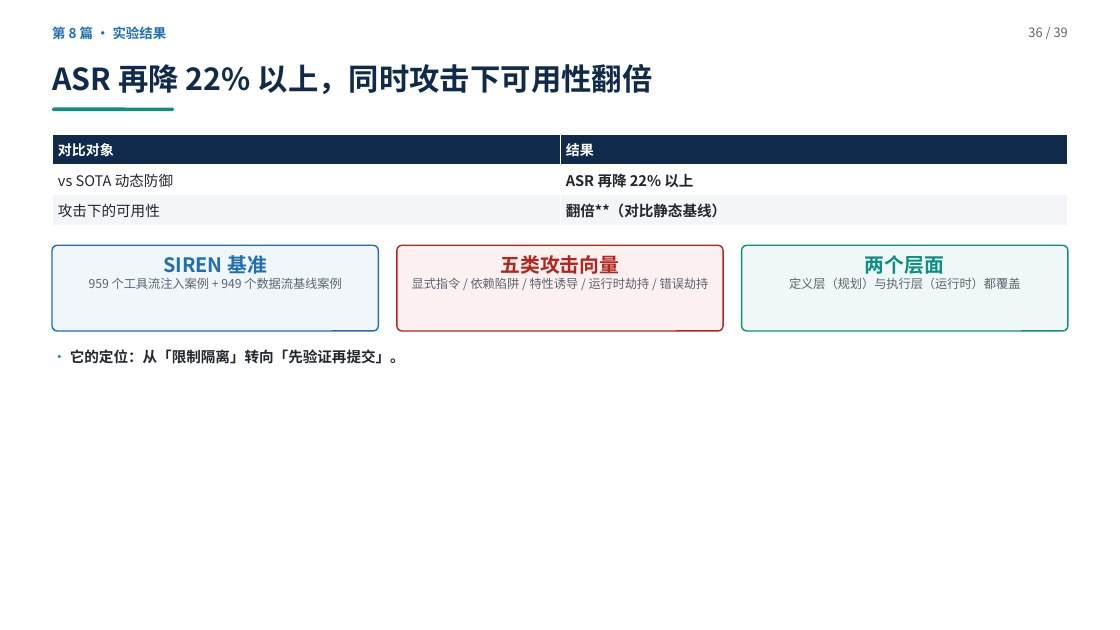
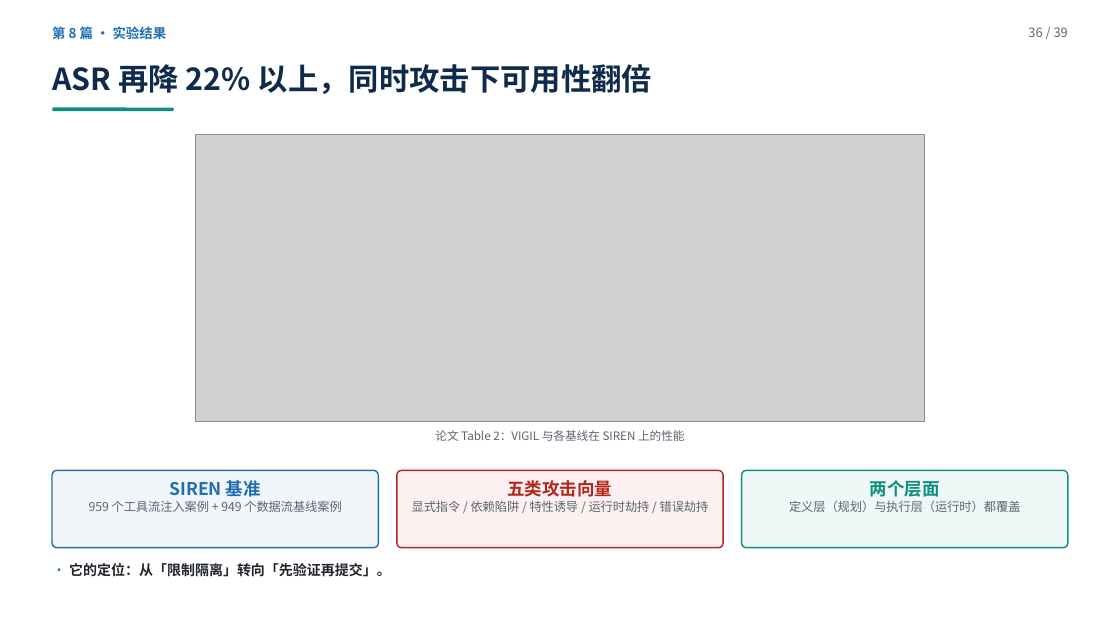
Before and after one commit to yiiiiiii1/multi-agent-remote-sensing, a slide deck: slide 36 of 阶段2-卫星多智能体防御/presentations/卫星多智能体安全调研汇报.pptx. Drawn at 1120x630 pixels with LibreOffice and Linux fonts; fonts in the diff are those of the drawing; grey boxes stand for pictures. Boxes give left, top, right and bottom in pixels: in the first picture for what was removed or moved away, otherwise in the second. Text is boxed around its words. In the diff, an @@ line names an element or a change of style, - is before the commit and + after.

Commit message:
实验结果页改用论文原表格/原图（7 张表 + 2 张图，显式坐标裁）；摆法改为按缩放倍率择优；skill 补充原表优先与裁表方法

```diff
--- a/阶段2-卫星多智能体防御/presentations/卫星多智能体安全调研汇报.pptx
+++ b/阶段2-卫星多智能体防御/presentations/卫星多智能体安全调研汇报.pptx
@@ table removed at bbox=[52, 134, 1069, 225], 3 rows, 2 columns @@
-对比对象 | 结果
-vs SOTA 动态防御 | ASR 再降 22% 以上
-攻击下的可用性 | 翻倍**（对比静态基线）
@@ picture added at bbox=[196, 134, 925, 422] @@
@@ text added at bbox=[435, 430, 685, 441], 10 pt, text #5B6470 @@
+论文 Table 2：VIGIL 与各基线在 SIREN 上的性能
@@ rounded rectangle: place and size @@
-rounded rectangle at bbox=[52, 245, 378, 331]
+rounded rectangle at bbox=[52, 471, 378, 548]
@@ text "SIREN 基准": place and size @@
-text "SIREN 基准" at bbox=[89, 255, 341, 289]
+text "SIREN 基准" at bbox=[89, 480, 341, 512]
@@ rounded rectangle: place and size @@
-rounded rectangle at bbox=[397, 245, 723, 331]
+rounded rectangle at bbox=[397, 471, 723, 548]
@@ text "五类攻击向量": place and size @@
-text "五类攻击向量" at bbox=[412, 255, 709, 289]
+text "五类攻击向量" at bbox=[412, 480, 709, 512]
@@ rounded rectangle: place and size @@
-rounded rectangle at bbox=[742, 245, 1068, 331]
+rounded rectangle at bbox=[742, 471, 1068, 548]
@@ text "两个层面": place and size @@
-text "两个层面" at bbox=[789, 255, 1020, 289]
+text "两个层面" at bbox=[789, 480, 1020, 512]
@@ text at bbox=[169, 480, 261, 497]: size 17 to 15 pt in "SIREN 基准" @@
@@ text at bbox=[507, 480, 612, 497]: size 17 to 15 pt in "五类攻击向量" @@
@@ text at bbox=[870, 480, 940, 497]: size 17 to 15 pt in "两个层面" @@
@@ text "· 它的定位：从「限制隔离」转向「先验证再提交」。": place and size @@
-text "· 它的定位：从「限制隔离」转向「先验证再提交」。" at bbox=[70, 349, 405, 364]
+text "· 它的定位：从「限制隔离」转向「先验证再提交」。" at bbox=[69, 563, 391, 577]
@@ text "· 它的定位：从「限制隔离」转向「先验证再提交」。" at bbox=[69, 563, 391, 577]: size 12.5 to 12 pt; less space between paragraphs @@
```
Also in this commit, not shown: 8 other slides changed, 13 other files.
